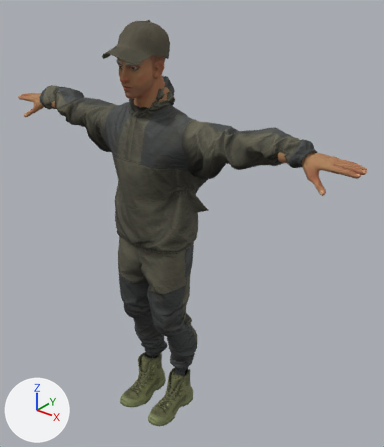
The glTF model unity/Assets/LastWar/Resources/Models/outfit_qm_gorka.glb as it was, and as the next commit left it.
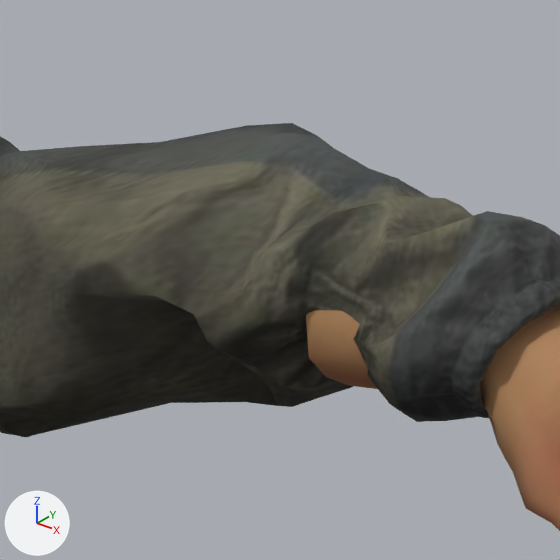
The first picture shows the older version from a camera (50 mm lens) standing at (1.454, -1.51, 2.036) and looking at (0.116, 0.163, 0.999). The close-ups show the older and then the newer version on the part from 62% to 81% of the width and 25% to 42% of the height of that picture. Only the edits that show in the close-ups are written down. Arrows for +X, +Y and +Z are at lower left; the lights stay in place. Vertices at exactly the same position are counted once.

Objects in the first close-up: 'qm_gorka_Male_Gorka_Arms_Hands_torso', 'qm_gorka_Male_Gorka_Body_torso'.
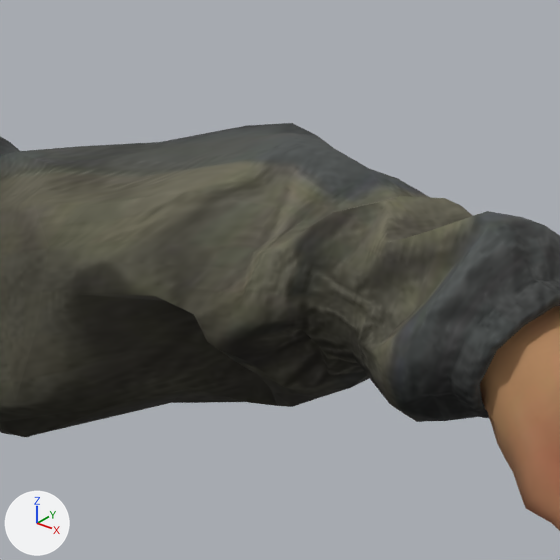
Pixel boxes (x1, y1, x2, y2) of what changed, in the close-ups (560 x 560 px):
'qm_gorka_Male_Gorka_Arms_Hands_torso', reshaped: before (306, 306, 560, 531); after (480, 306, 560, 531)
part 1 of me_male_gorka_arms_hands, cut back (brown): before (306, 310, 378, 389)

Edits to the bpy script that builds the scene:
```text
Change me_male_gorka_arms_hands:
    used by ob_qm_gorka_male_gorka_arms_hands_torso; location = (0.0, 0.0, 0.0)
    remove me_male_gorka_arms_hands.from_pydata(...)  # 1834 vertices, 3632 faces; spans x -0.9..0.9, y -0.02..0.12, z 1.37..1.49
    add me_male_gorka_arms_hands.from_pydata(...)  # 1770 vertices, 3504 faces; spans x -0.9..0.9, y -0.02..0.12, z 1.37..1.48
    me_male_gorka_arms_hands part 1
    32 vertices are removed from x 0.59..0.64, y 0.03..0.11, z 1.41..1.49
    84 faces are deleted
    8 vertices move within x 0.67, y 0.07..0.1, z 1.43..1.45
    20 new faces join them
    other edits to the shape of me_male_gorka_arms_hands do not show in these pictures
```
